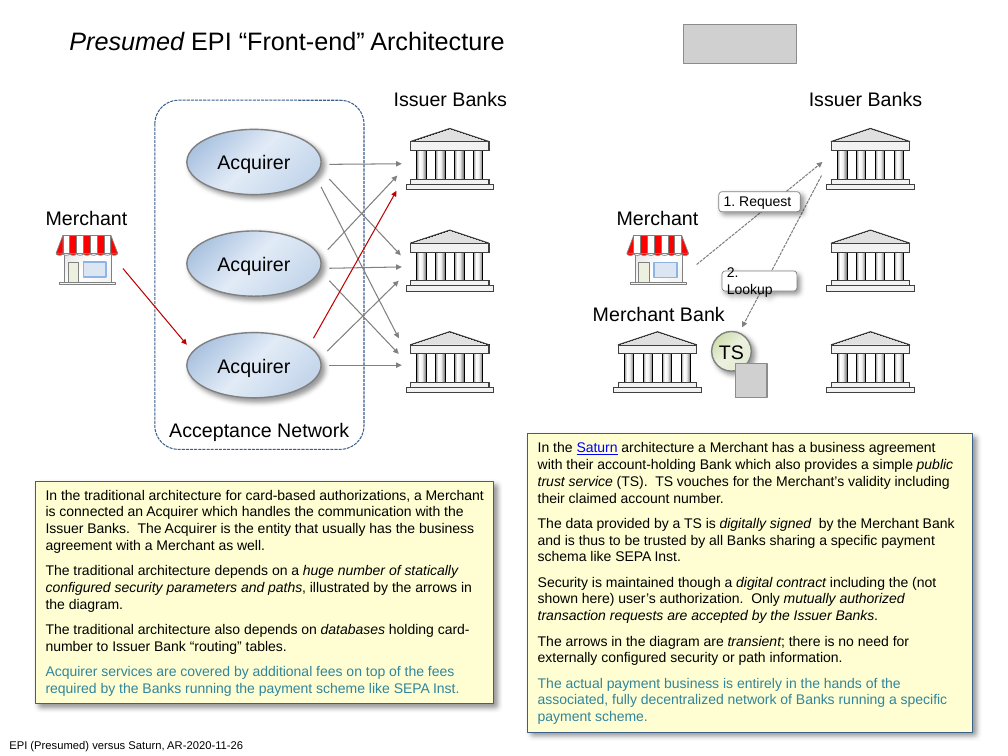
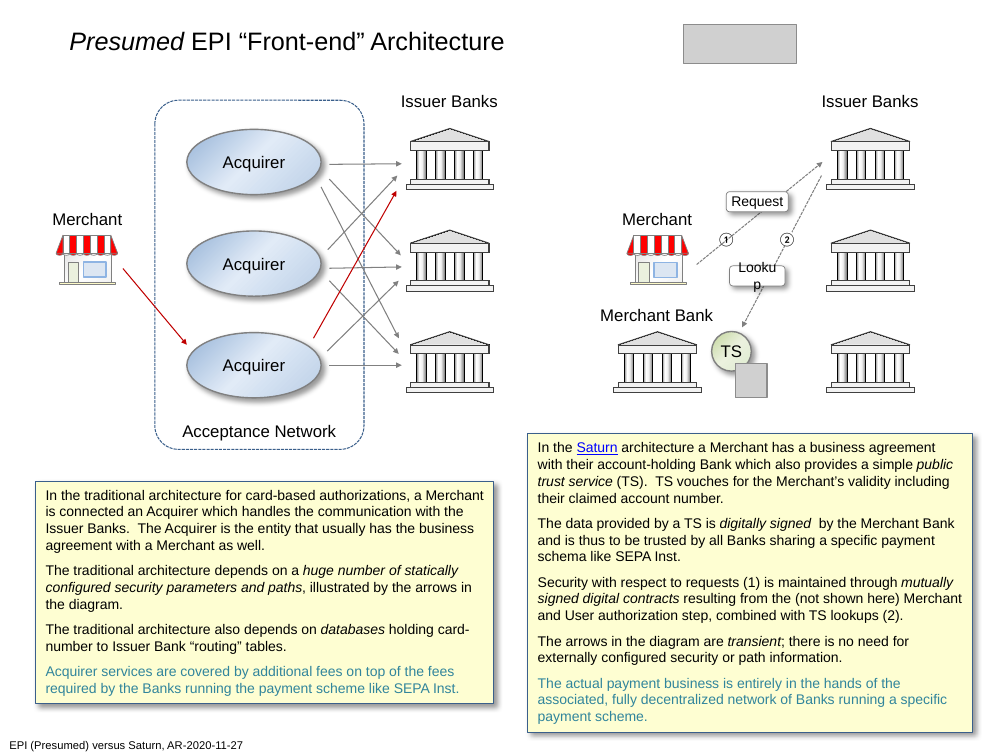
Before and after one commit to cyberphone/doc, a slide deck: slide 1 of saturn/epi(presumed)-vs-saturn.pptx. Drawn at 1008x756 pixels with LibreOffice and Linux fonts; fonts in the diff are those of the drawing; grey boxes stand for pictures. Boxes give left, top, right and bottom in pixels: in the first picture for what was removed or moved away, otherwise in the second. Text is boxed around its words. In the diff, an @@ line names an element or a change of style, - is before the commit and + after.

Commit message:
Wordsmithing security + beautifying

```diff
--- a/saturn/epi(presumed)-vs-saturn.pptx
+++ b/saturn/epi(presumed)-vs-saturn.pptx
@@ size 14 to 12 pt; alignment left to centre in 5 elements at bbox=[622, 213, 692, 225], bbox=[52, 213, 122, 225], bbox=[401, 95, 498, 107], bbox=[600, 309, 713, 321], bbox=[822, 95, 919, 107] @@
@@ text "Issuer Banks": place and size @@
-text "Issuer Banks" at bbox=[809, 91, 923, 107]
+text "Issuer Banks" at bbox=[822, 95, 919, 107]
@@ rounded rectangle "Request": place and size @@
-rounded rectangle "Request" at bbox=[719, 192, 800, 212]
+rounded rectangle "Request" at bbox=[726, 192, 788, 212]
@@ text in rounded rectangle at bbox=[731, 196, 783, 209]: text changed @@
-1. Request
+Request
@@ text added at bbox=[717, 232, 736, 248], 10 pt, text #000000 @@
+①
@@ text added at bbox=[778, 233, 797, 248], 10 pt, text #000000 @@
+②
@@ ellipse added at bbox=[779, 231, 795, 247], fill #FFFFFF @@
@@ text in rounded rectangle at bbox=[727, 267, 773, 298]: text changed @@
-2. Lookup
+Lookup
@@ rounded rectangle "Lookup": place and size @@
-rounded rectangle "Lookup" at bbox=[722, 271, 796, 291]
+rounded rectangle "Lookup" at bbox=[730, 266, 785, 286]
@@ text "Merchant Bank": place and size @@
-text "Merchant Bank" at bbox=[593, 306, 725, 322]
+text "Merchant Bank" at bbox=[600, 309, 713, 321]
@@ size 14 to 12 pt in 5 elements at bbox=[186, 333, 321, 398], bbox=[186, 231, 321, 296], bbox=[186, 129, 321, 195], bbox=[712, 332, 751, 371], bbox=[182, 425, 337, 441] @@
@@ text "Acceptance Network": place and size @@
-text "Acceptance Network" at bbox=[169, 422, 349, 441]
+text "Acceptance Network" at bbox=[182, 425, 337, 441]
@@ text in rectangle at bbox=[538, 577, 962, 623]: text changed; italic off @@
-Security is maintained though a digital contract including the (not shown here) user’s authorization. Only mutually authorized transaction requests are accepted by the Issuer Banks.
+Security with respect to requests (1) is maintained through mutually signed digital contracts resulting from the (not shown here) Merchant and User authorization step, combined with TS lookups (2).
@@ text at bbox=[9, 741, 243, 752]: text changed @@
-EPI (Presumed) versus Saturn, AR-2020-11-26
+EPI (Presumed) versus Saturn, AR-2020-11-27
```
Also in this commit, not shown: 1 other file.
